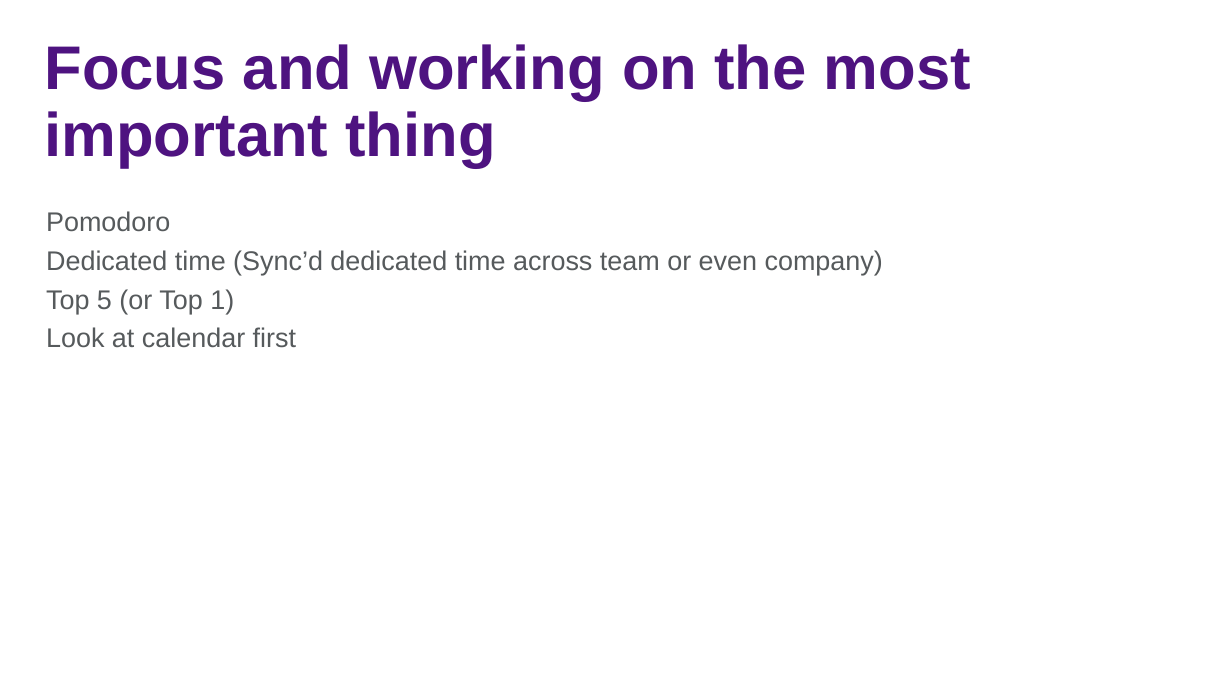
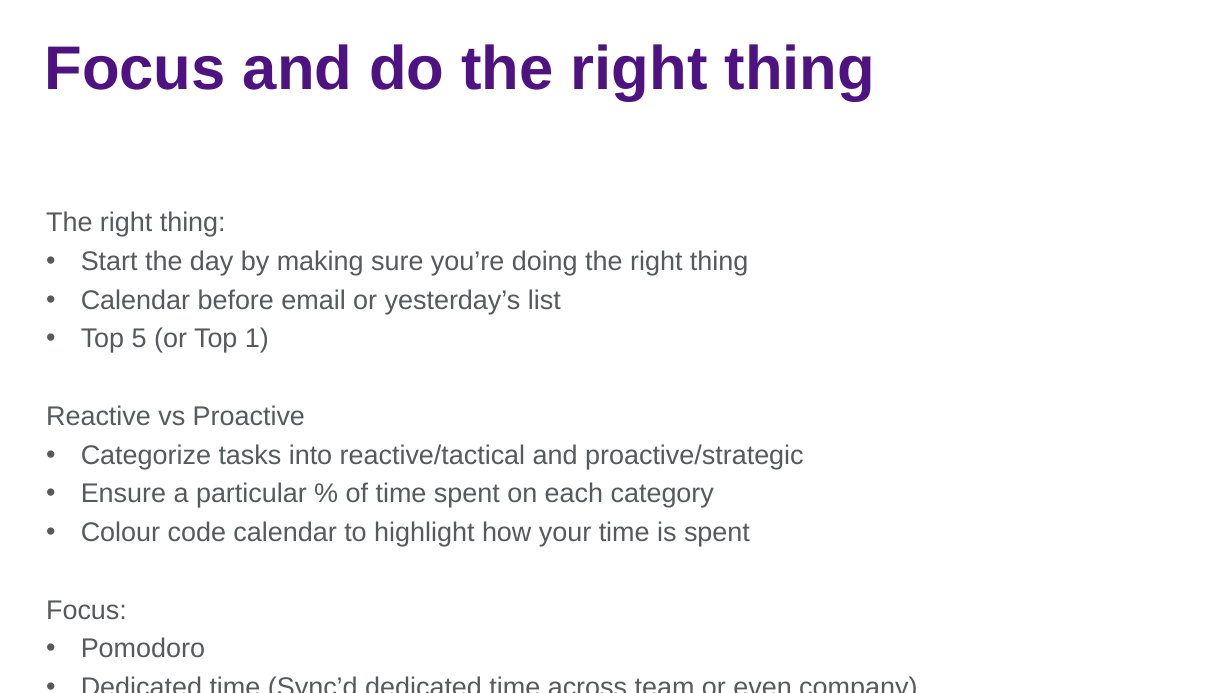
Before and after one commit to jasonjwood/presentations, a slide deck: slide 24 of InFusion2016 - Getting It Done - Jason Wood.pptx. Drawn at 1232x693 pixels with LibreOffice and Linux fonts; fonts in the diff are those of the drawing; background and template pictures are left out. Boxes give left, top, right and bottom in pixels: in the first picture for what was removed or moved away, otherwise in the second. Text is boxed around its words. In the diff, an @@ line names an element or a change of style, - is before the commit and + after.

```diff
--- a/InFusion2016 - Getting It Done - Jason Wood.pptx
+++ b/InFusion2016 - Getting It Done - Jason Wood.pptx
@@ title at box(45, 44, 875, 101): text changed @@
-Focus and working on the most important thing
+Focus and do the right thing
@@ text "The right thing:" at box(46, 211, 804, 620): bullet none to • @@
@@ text at box(46, 211, 804, 620): paragraphs added @@
+The right thing:
+• Start the day by making sure you’re doing the right thing
+• Calendar before email or yesterday’s list
+• Top 5 (or Top 1)
+Reactive vs Proactive
+• Categorize tasks into reactive/tactical and proactive/strategic
+• Ensure a particular % of time spent on each category
+• Colour code calendar to highlight how your time is spent
+Focus:
@@ text at box(46, 289, 296, 348): paragraphs removed @@
-Top 5 (or Top 1)
-Look at calendar first
```
Also in this commit, not shown: 4 other slides changed, 2 slides added.
